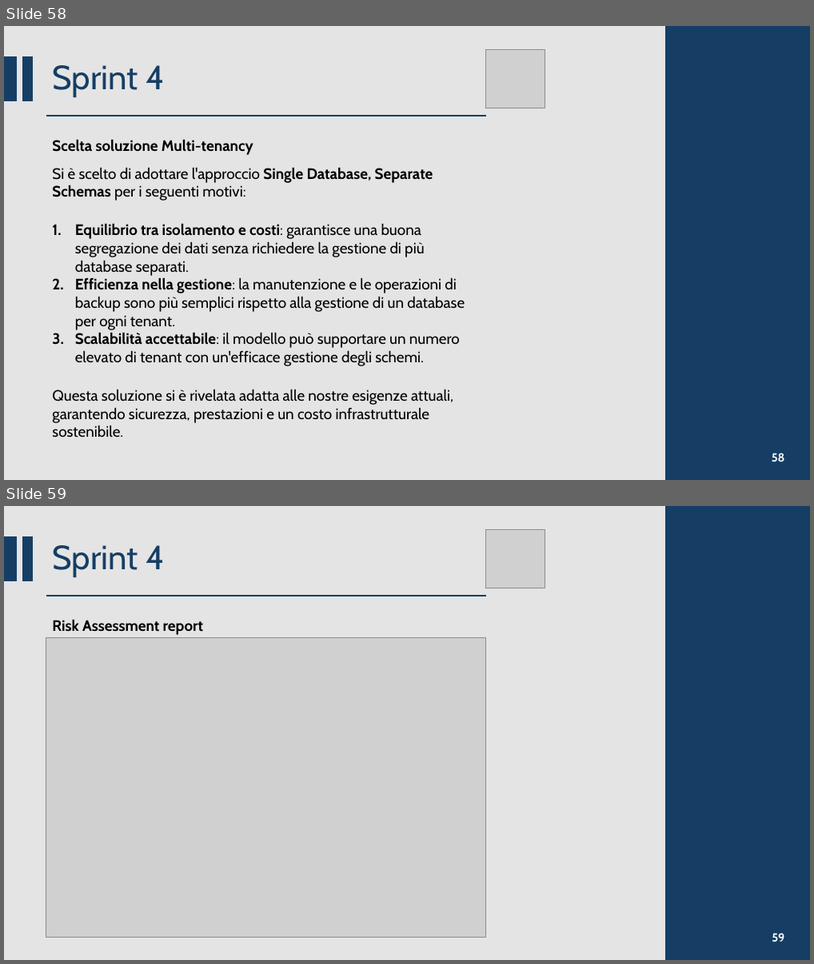
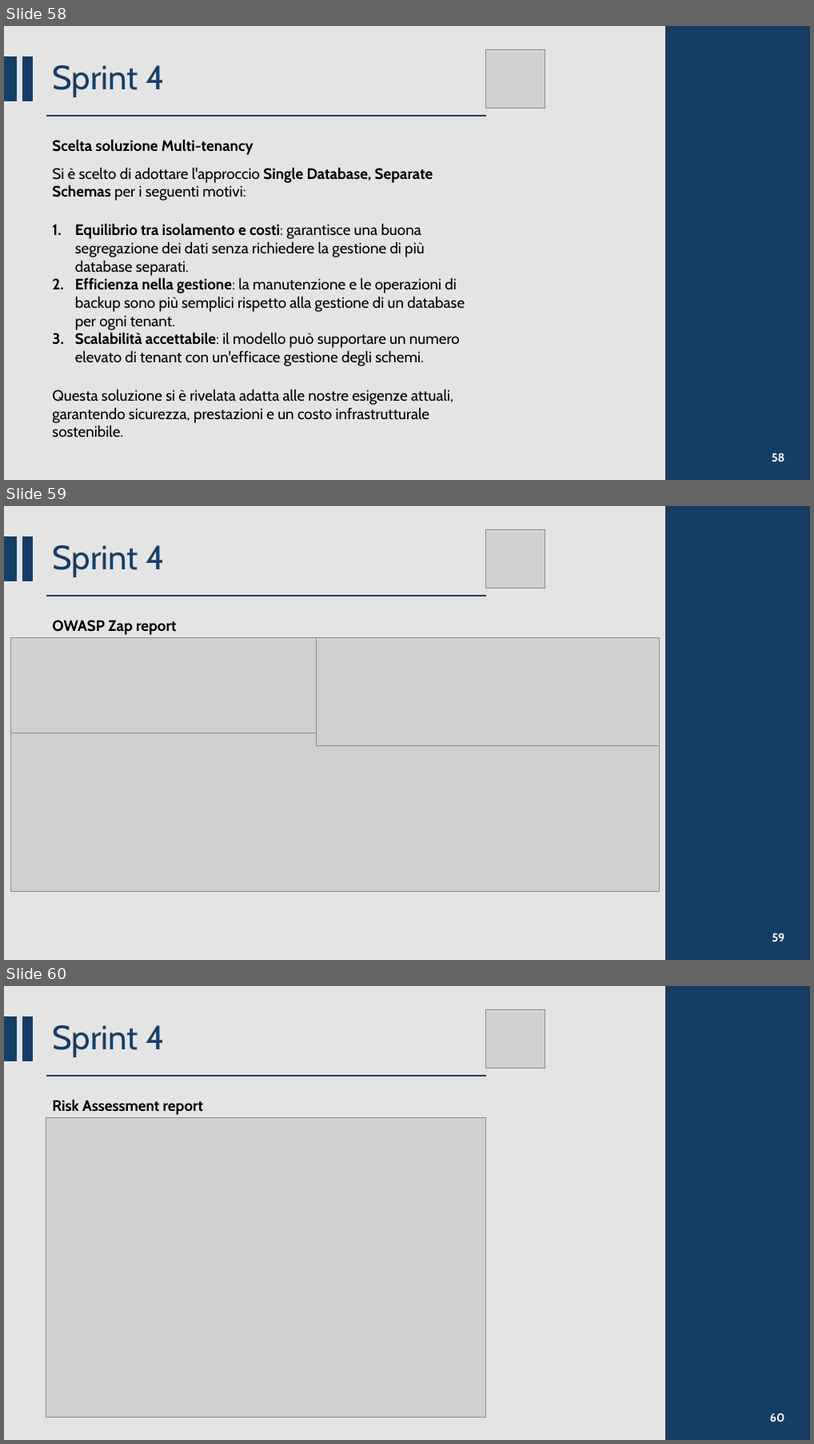
Before and after one commit to CSW-Teams/MS3-docs, a slide deck: teams_sprint_review/ShiftsHappen/Sprint 5/CSW Sprint 5.pptx. Shown one above the other, each under a label of ours: slides 58 and 59 before the commit, slides 58, 59 and 60 after it. The pictures are 814x964 and 814x1444 pixels, drawn with LibreOffice and Linux fonts; fonts in the diff are those of the drawing; grey boxes stand for pictures. Boxes give left, top, right and bottom in pixels: in the first picture for what was removed or moved away, otherwise in the second. Text is boxed around its words. In the diff, an @@ line names an element or a change of style, - is before the commit and + after.

Commit message:
Update slides Sprint 5

```diff
--- a/teams_sprint_review/ShiftsHappen/Sprint 5/CSW Sprint 5.pptx
+++ b/teams_sprint_review/ShiftsHappen/Sprint 5/CSW Sprint 5.pptx
@@ slide 59 added at (4,506,810,960), background #D9D9D9 at 70% opacity @@
@@ picture added at (486,529,545,588) @@
@@ rectangle added at (666,506,810,960), fill #163E64, outline #163E64 1.5 pt @@
@@ rectangle added at (4,537,17,580), fill #163E64, outline #163E64 1.5 pt @@
@@ rectangle added at (23,537,33,580), fill #163E64, outline #163E64 1.5 pt @@
@@ title added at (52,545,164,577), 40 pt, text #163E64 @@
+Sprint 4
@@ line added from (46, 596) to (486, 596), #163E64 1.5 pt @@
@@ text added at (52,620,176,635), 18 pt, text #000000, bold @@
+OWASP Zap report
@@ picture added at (10,637,321,733) @@
@@ picture added at (316,637,660,745) @@
@@ picture added at (10,733,660,892) @@
@@ page number added at (772,932,785,941), 14 pt, text #FFFFFF, bold @@
+59
@@ what was slide 59 is now slide 60 @@
@@ page number at (770,1412,786,1421): text changed @@
-59
+60
```
Also in this commit, not shown: 6 slides changed, 1 other file.
